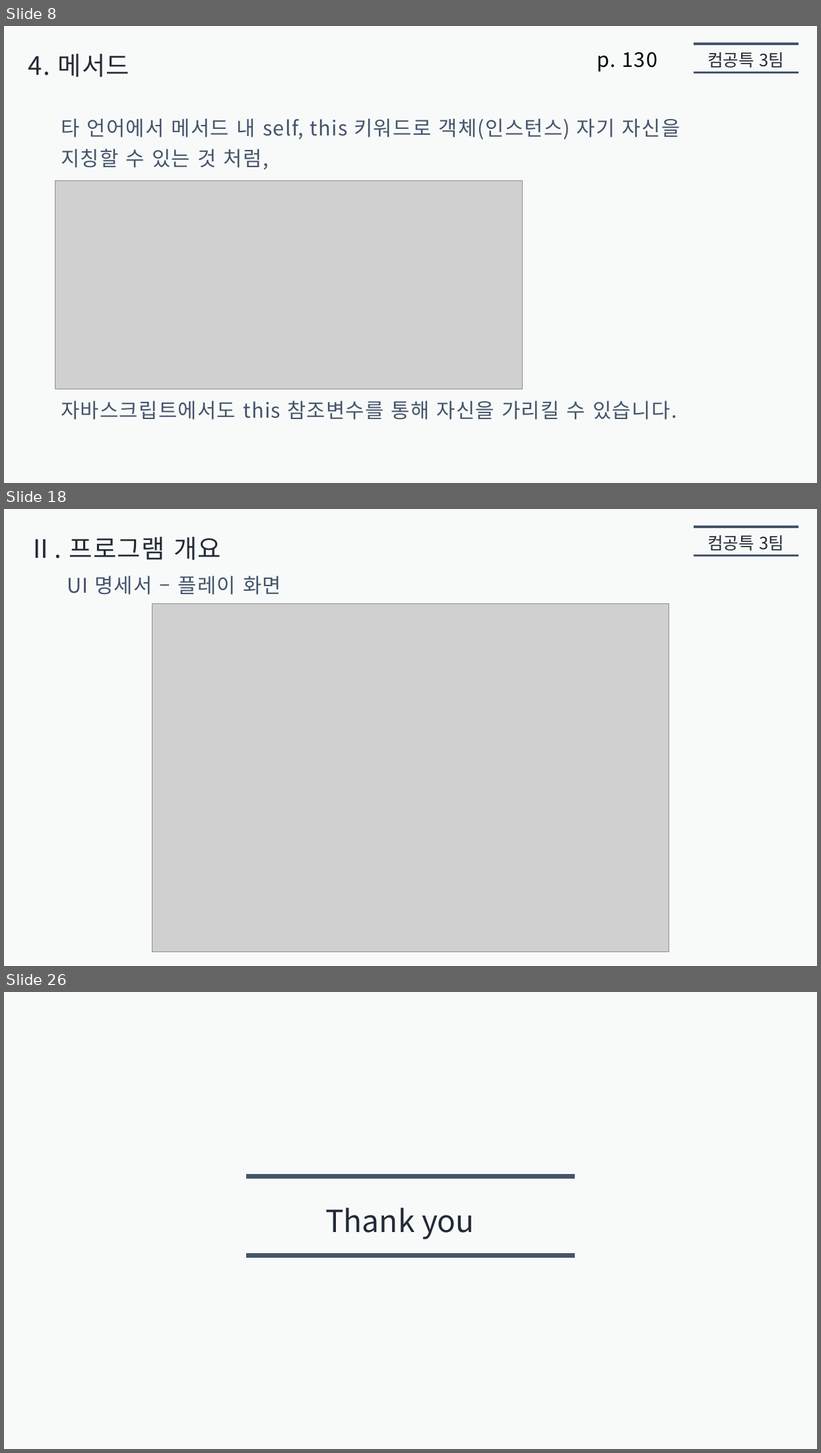
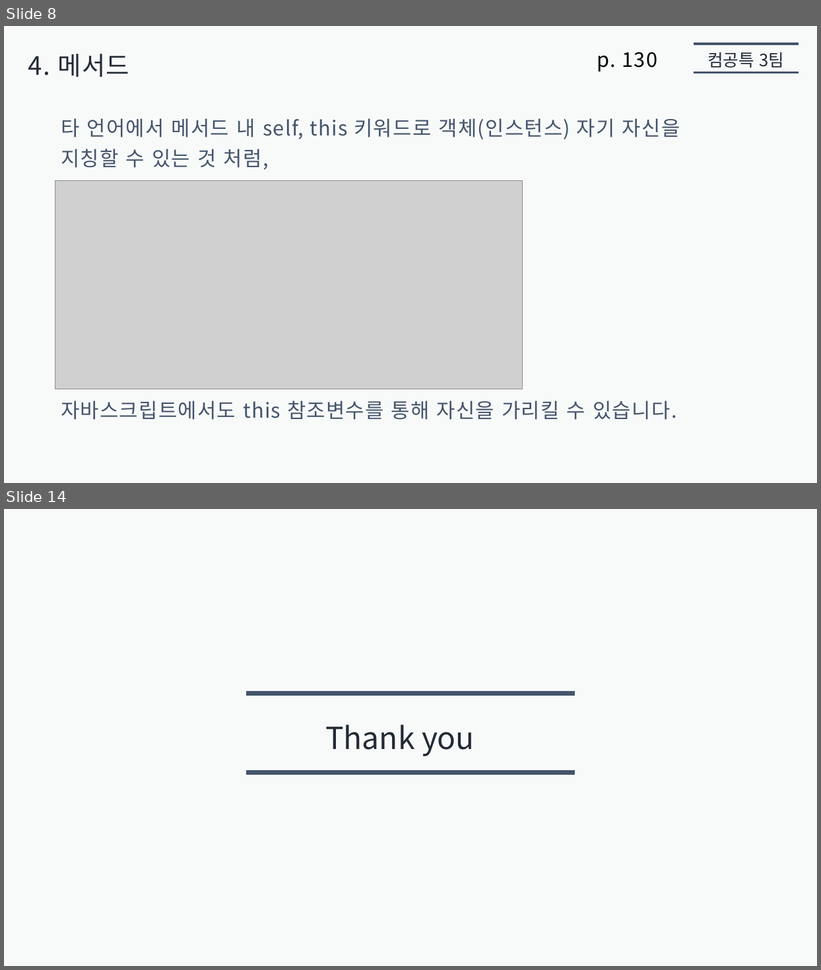
Before and after one commit to jaehoo1/Modern-JavaScript-Deep-Dive, a slide deck: 05. 객체 리터럴/presentation5/jaehoo1/객체_리터럴.pptx. Shown one above the other, each under a label of ours: slides 8, 18 and 26 before the commit, slides 8 and 14 after it; the slides between them are not shown. The pictures are 821x1453 and 821x970 pixels, drawn with LibreOffice and Linux fonts; fonts in the diff are those of the drawing; grey boxes stand for pictures. Boxes give left, top, right and bottom in pixels: in the first picture for what was removed or moved away, otherwise in the second. Text is boxed around its words. In the diff, an @@ line names an element or a change of style, - is before the commit and + after.

```diff
--- a/05. 객체 리터럴/presentation5/jaehoo1/객체_리터럴.pptx
+++ b/05. 객체 리터럴/presentation5/jaehoo1/객체_리터럴.pptx
@@ slide 18 removed at (4,509,817,966), background #F8FAFA @@
@@ line removed from (694, 527) to (799, 527) @@
@@ text removed at (28,537,221,560) @@
-Ⅱ. 프로그램 개요
@@ text removed at (708,535,784,551) @@
-컴공특 3팀
@@ line removed from (694, 555) to (799, 555) @@
@@ text removed at (67,576,281,595) @@
-UI 명세서 – 플레이 화면
@@ picture removed at (152,603,669,953) @@
@@ what was slide 26 is now slide 14 @@
```
Also in this commit, not shown: 1 slide changed, 4 slides added, 15 other slides removed.
